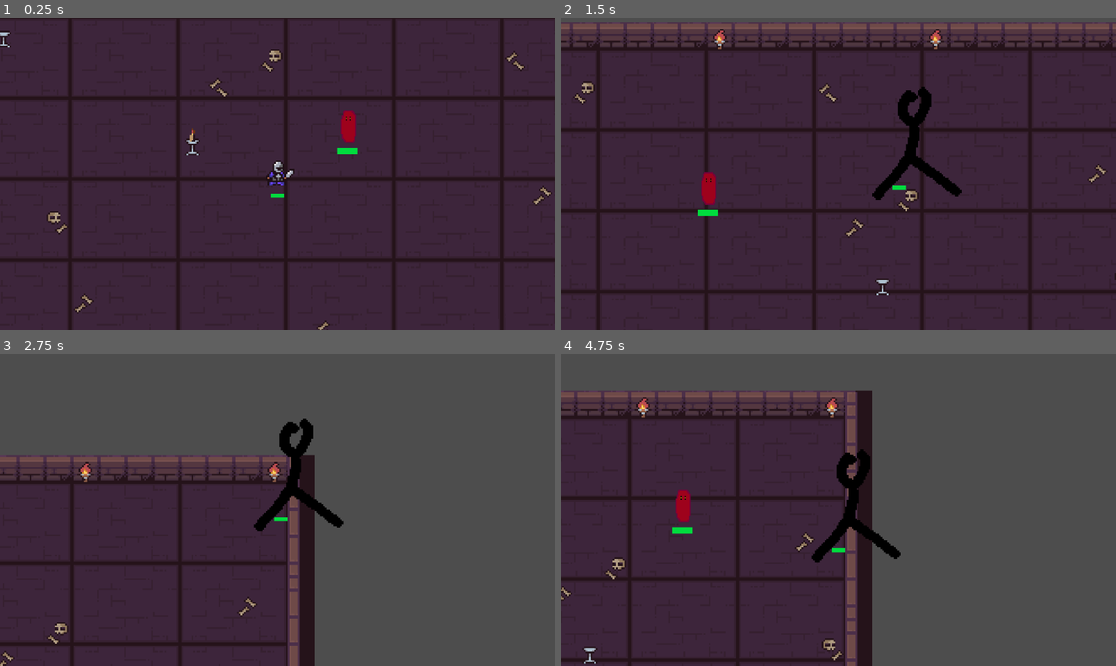
Above: before the commit, frames 1-4 (two rows, left to right).
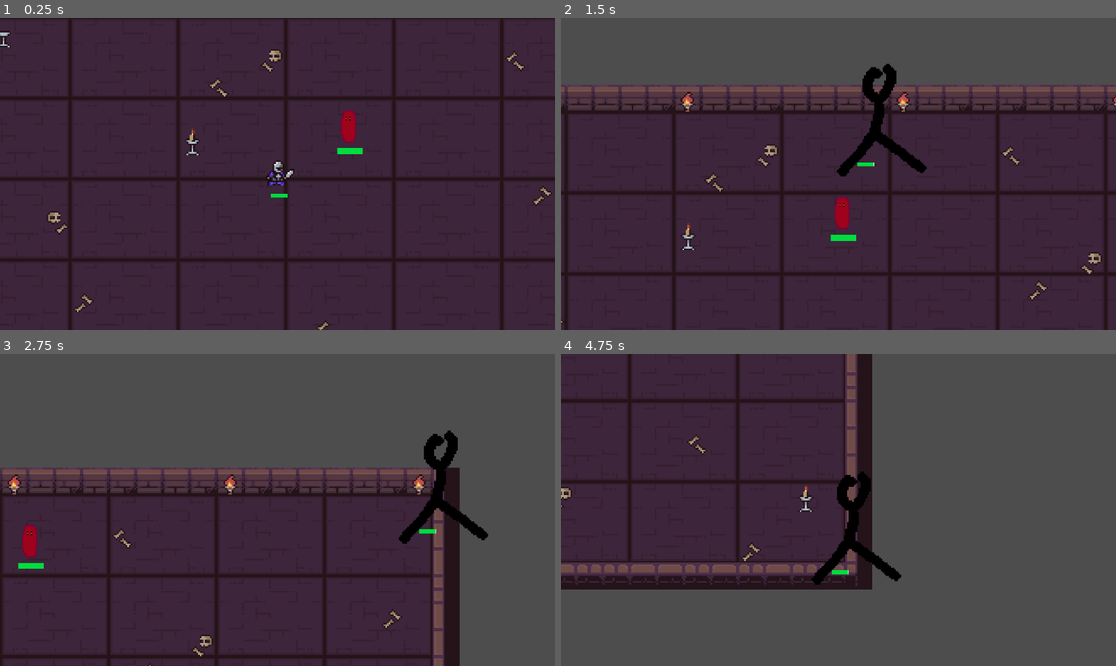
Above: after the commit, the same moments.

Repository: Lukas74m/gae_ca2
Game: Godot game, scene res://scenes/game/Game.tscn
Two runs of this game, one before a commit and one after it. Both use one fixed random seed, a clock stepped at 60 frames per second and the inputs below.
Inputs (mouse positions are in pixels of both pictures, inside the frame that each line leads up to):
- Up to frame 1 (0.25 s): no input
- Up to frame 2 (1.5 s): move the mouse to (960, 158) at 0.52 s; hold Q (attack) 0.53-1.28 s; tap E (dash) at 0.8, 1.35 s; move the mouse to (727, 189) at 1.27 s
- Up to frame 3 (2.75 s): tap Q (attack) at 1.55 s; move the mouse to (333, 441) at 2.02 s; hold Q (attack) from 2.03 s (still down); tap E (dash) at 2.3 s
- Up to frame 4 (4.75 s): move the mouse to (810, 572) at 2.77 s; release Q (attack) at 2.78 s; tap E (dash) at 2.85, 3.8, 4.35 s; tap Q (attack) at 3.05, 4.55 s; move the mouse to (1005, 556) at 3.52 s; hold Q (attack) 3.53-4.28 s; move the mouse to (672, 463) at 4.27 s

The runs differ from the first frame. In frame 1, less than 0.1% of the frame differs, in the area x 51-66%, y 41-58%; in frame 2, 32%, in the area x 0-100%, y 1-100%; in frame 3, 28%; in frame 4, 29%.

Commit message:
Player and enemies can now do and take damage
Enemies don't have an attack delay delay yet

Diff:
--- a/gae-ca2/resources/enemies/slime.tres
+++ b/gae-ca2/resources/enemies/slime.tres
@@ -5,9 +5,9 @@
 [resource]
 script = ExtResource("1_6pnpc")
 texture = "res://assets/enemies/pixil-frame-0 (6).png"
-max_health = 2
+max_health = 100
 movement_speed = 50.0
-attack_range = 1.0
+attack_range = 12.0
 attack_damage = 1.0
 attack_cooldown = 100.0
 metadata/_custom_type_script = "uid://p4xaeqeavuor"
--- a/gae-ca2/scenes/enemies/EnemyBase.tscn
+++ b/gae-ca2/scenes/enemies/EnemyBase.tscn
@@ -1,7 +1,10 @@
-[gd_scene load_steps=3 format=3 uid="uid://41vujg0qkyqh"]
+[gd_scene load_steps=4 format=3 uid="uid://41vujg0qkyqh"]
 
 [ext_resource type="Script" uid="uid://cm1uthi3tiifq" path="res://scripts/enemies/enemy_base.gd" id="1_ifgcn"]
 [ext_resource type="PackedScene" uid="uid://c4s7ucak0uoa0" path="res://scenes/components/Health.tscn" id="2_0gelj"]
+
+[sub_resource type="CircleShape2D" id="CircleShape2D_0gelj"]
+radius = 53.3333
 
 [node name="Enemies" type="CharacterBody2D"]
 scale = Vector2(0.3, 0.3)
@@ -12,3 +15,7 @@
 [node name="Sprite2D" type="Sprite2D" parent="."]
 position = Vector2(8, 10)
 scale = Vector2(2, 2.465)
+
+[node name="CollisionShape2D" type="CollisionShape2D" parent="."]
+position = Vector2(0, 6.66667)
+shape = SubResource("CircleShape2D_0gelj")
--- a/gae-ca2/scripts/components/health.gd
+++ b/gae-ca2/scripts/components/health.gd
@@ -5,24 +5,31 @@
 var tween: Tween
 var max_health: float
 var current_health: float
+var desired_height = 12
+var initial_width = 50
 signal died
 
 
 func _ready():
-	var desired_height = 12
+	#var desired_height = 12
+	#health_background.size.y = desired_height
+	#health_fill.size.y = desired_height
+	pass
+
+func initialize_health(max_hp: float):
+	max_health = max_hp
+	current_health = max_hp
+
 	health_background.size.y = desired_height
 	health_fill.size.y = desired_height
 
-func initialize_health(max_hp: float, current_hp: float):
-	max_health = max_hp
-	current_health = current_hp
-
-	var initial_width = (health_background.size.x * current_health) / max_health
+	#(health_background.size.x * current_health) / max_health
 	health_fill.size.x = initial_width
+	health_background.size.x = initial_width
 
 func update_health_bar():
-	var target_width = (health_background.size.x * current_health) / max_health
-
+	#var target_width = (health_background.size.x * current_health) / max_health
+	var target_width = (current_health / max_health) * initial_width
 	tween = create_tween()
 	tween.tween_property(health_fill, "size:x", target_width, 0.3)
 
@@ -36,7 +43,7 @@
 	# Secures that the entity health is between 0 and max_health
 	current_health = clamp(current_health + health_change, 0, max_health)
 	update_health_bar()
-	if current_health <= 0:
+	if is_dead():
 		die()
 
 func get_health():
--- a/gae-ca2/scripts/enemies/enemy_base.gd
+++ b/gae-ca2/scripts/enemies/enemy_base.gd
@@ -20,9 +20,6 @@
 @onready var health := $Health
 
 func _ready():
-	health.set_healthbar_position(global_position + Vector2(-15,50))
-	health.died.connect(die)
-
 	var texture = load(enemy_resource.texture)
 	enemy_visual.texture = texture
 	max_health = enemy_resource.max_health
@@ -30,6 +27,10 @@
 	attack_range = enemy_resource.attack_range
 	attack_damage = enemy_resource.attack_damage
 	attack_cooldown = enemy_resource.attack_cooldown
+
+	health.initialize_health(max_health)
+	health.set_healthbar_position(global_position + Vector2(-15,50))
+	health.died.connect(die)
 
 
 # attack_cooldown is missing for attack
@@ -55,7 +56,8 @@
 
 func take_damage(amount: int):
 	#current_health -= amount
-	health.update_health(amount)
+	print(max_health)
+	health.update_health(-amount)
 
 func die():
 	queue_free()
@@ -64,6 +66,4 @@
 	return global_position.distance_to(Global.player.global_position) <= attack_range
 
 func attack():
-	if can_attack():
-		emit_signal("attacked")
-		print("adsalfg")
+	Global.player.take_damage(attack_damage)
--- a/gae-ca2/scripts/game/game.gd
+++ b/gae-ca2/scripts/game/game.gd
@@ -18,4 +18,5 @@
 
 
 func _on_gametimer_timeout() -> void:
-	print("timeout")
+	#print("timeout")
+	pass
--- a/gae-ca2/scripts/manager/enemy_manager.gd
+++ b/gae-ca2/scripts/manager/enemy_manager.gd
@@ -7,6 +7,7 @@
 var enemy_resources = []
 
 func _ready():
+
 	load_enemy_resources()
 
 
@@ -21,7 +22,7 @@
 		var enemy_object = enemy_base_scene.instantiate()
 		enemy_object.enemy_resource = enemy_resource
 		enemy_object.global_position = position
-
+		enemy_object.add_to_group("enemies")
 		#enemy_object.died.connect(_on_enemy_died)
 		#enemy_object.attacked.connect(_on_enemy_attacked)
 
--- a/gae-ca2/scripts/player/player.gd
+++ b/gae-ca2/scripts/player/player.gd
@@ -2,7 +2,7 @@
 
 @export var speed: float = 170.0
 @export var stop_distance: float = 30.0
-@export var dash_speed: float = 200.0
+@export var dash_speed: float = 1200.0
 @export var dash_duration: float = 0.2
 @export var dash_cooldown: float = 1.0
 @onready var attack_area: Area2D = $Area2D
@@ -16,6 +16,7 @@
 var attacking: bool = false
 
 func _ready() -> void:
+	health.initialize_health(200)
 	health.set_healthbar_position(global_position + Vector2(-45, -40))
 
 #Eingabe des Spielers
@@ -61,13 +62,14 @@
 # Prüft, ob Gegner im Sichtfeld und in Angriffsreichweite sind + Lebensabzug der Gegner
 func perform_attack():
 	for body in attack_area.get_overlapping_bodies():
-		print(body.name)
-		#if body != self:
-		if is_facing(body.global_position):
-			#if body.has_method("take_damage"):
-			if body.has_node("Health"):
-				body.get_node("Health").update_health(-10)
-				#body.take_damage(10)
+		if body.is_in_group("enemies"):
+			#if body != self:
+			if is_facing(body.global_position):
+				if !body.has_method("take_damage"):
+					push_error("[Player.gd, perform_attack()] Error : body has no take_damage")
+				else:
+					body.take_damage(10)
+
 
 
 # Sichtfeldprüfung: Ist der Gegner in Blickrichtung (zur Maus)?
@@ -87,3 +89,7 @@
 func _on_animated_sprite_2d_animation_finished() -> void:
 	if player_sprite.animation == "attack":
 		attacking = false
+
+
+func take_damage(amount: int):
+	health.update_health(-amount)
